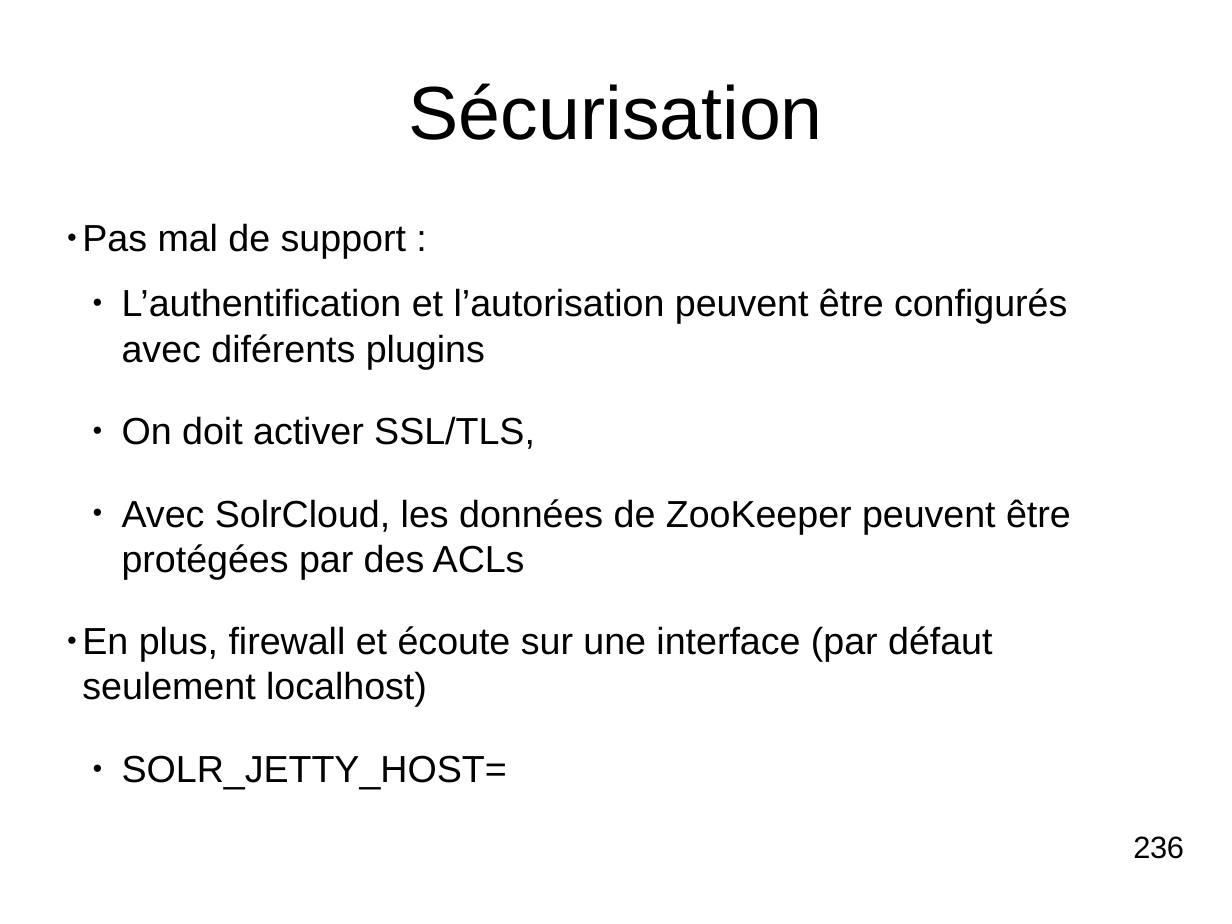
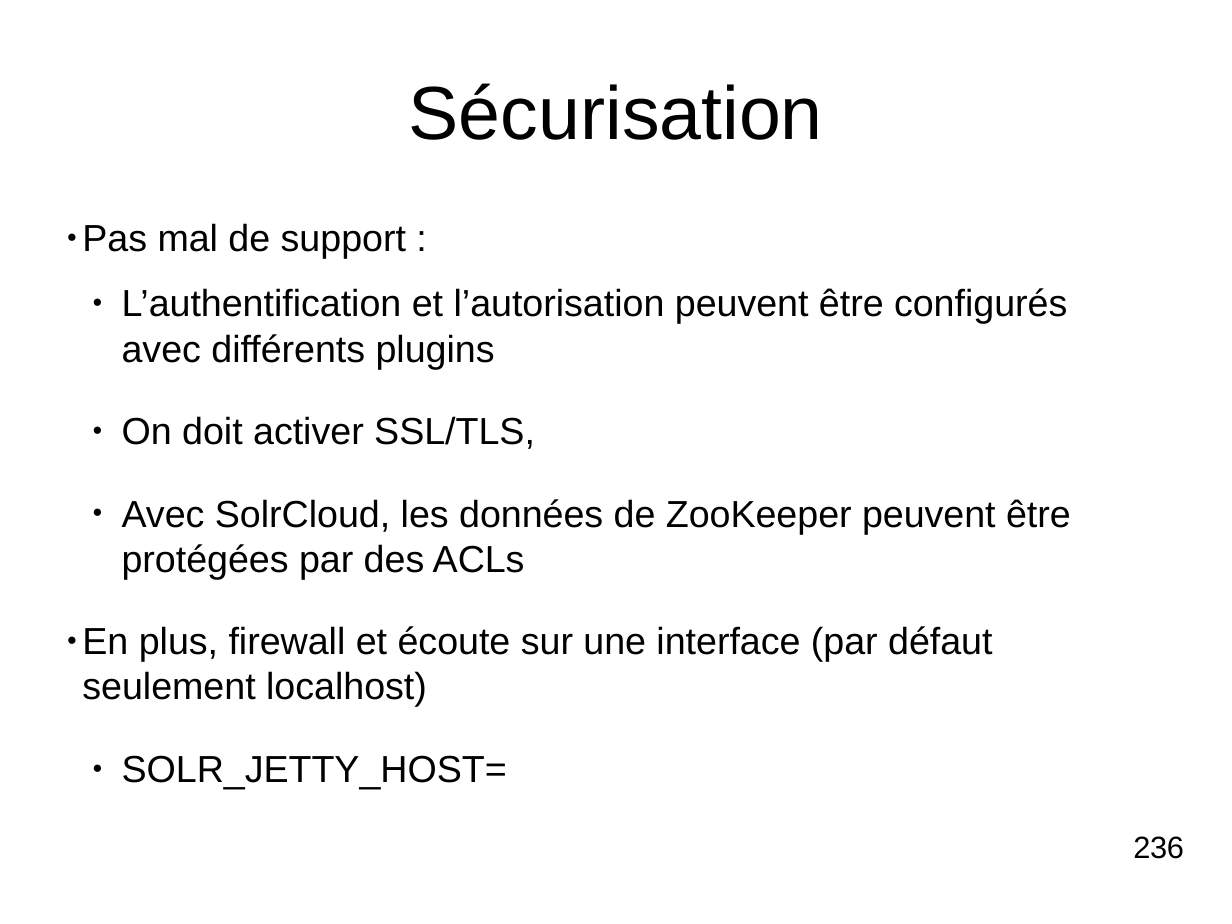
Before and after one commit to dthibau/solr, a slide deck: slide 268 of SolR.odp. Drawn at 1232x924 pixels with LibreOffice and Linux fonts; fonts in the diff are those of the drawing. Boxes give left, top, right and bottom in pixels: in the first picture for what was removed or moved away, otherwise in the second. Text is boxed around its words. In the diff, an @@ line names an element or a change of style, - is before the commit and + after.

```diff
--- a/SolR.odp
+++ b/SolR.odp
@@ text at <box>122,288,1067,369</box>: text changed @@
-  ● L’authentification et l’autorisation peuvent être configurés avec diférents plugins
+  ● L’authentification et l’autorisation peuvent être configurés avec différents plugins
```
Also in this commit, not shown: 19 other slides changed, 4 other files.
